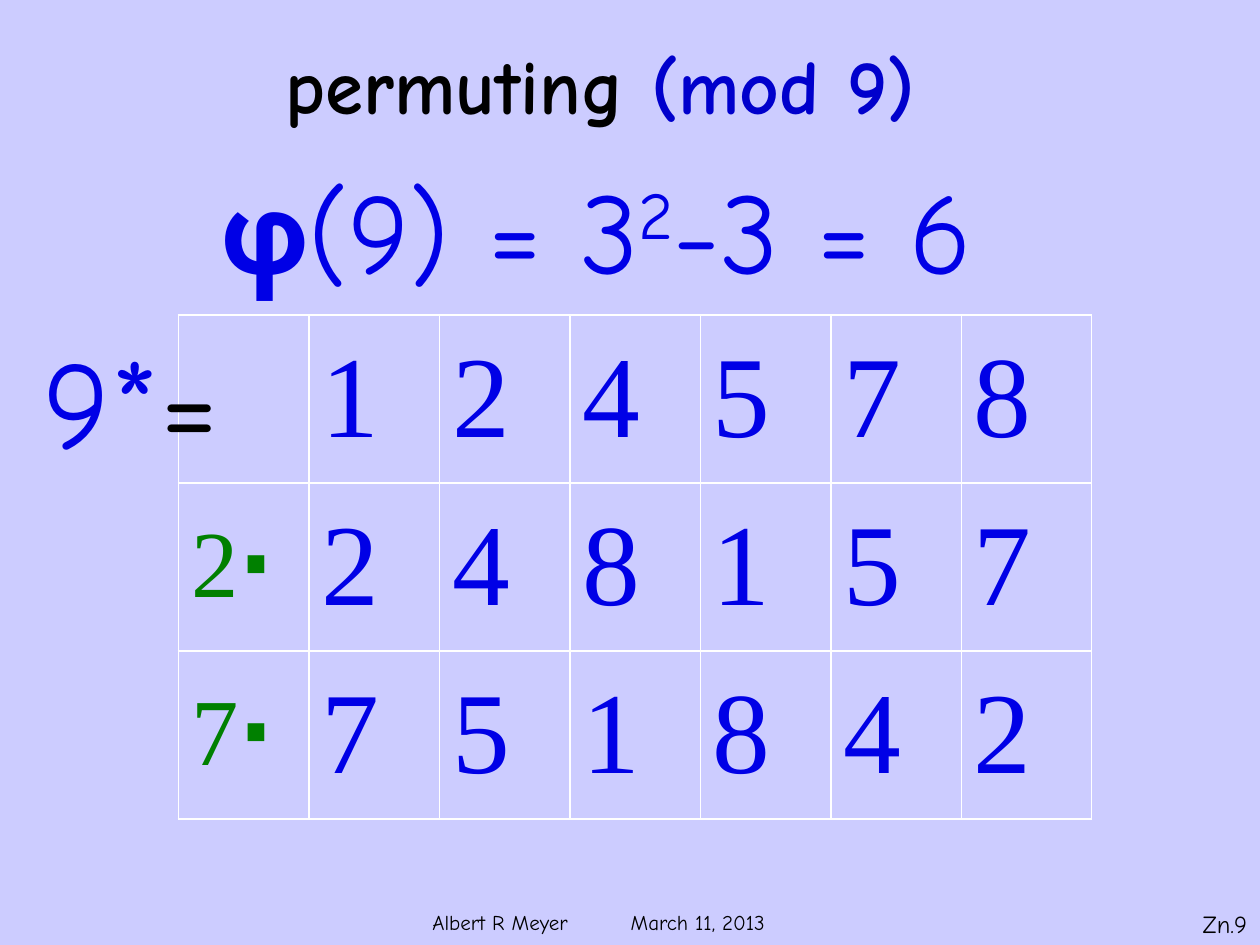
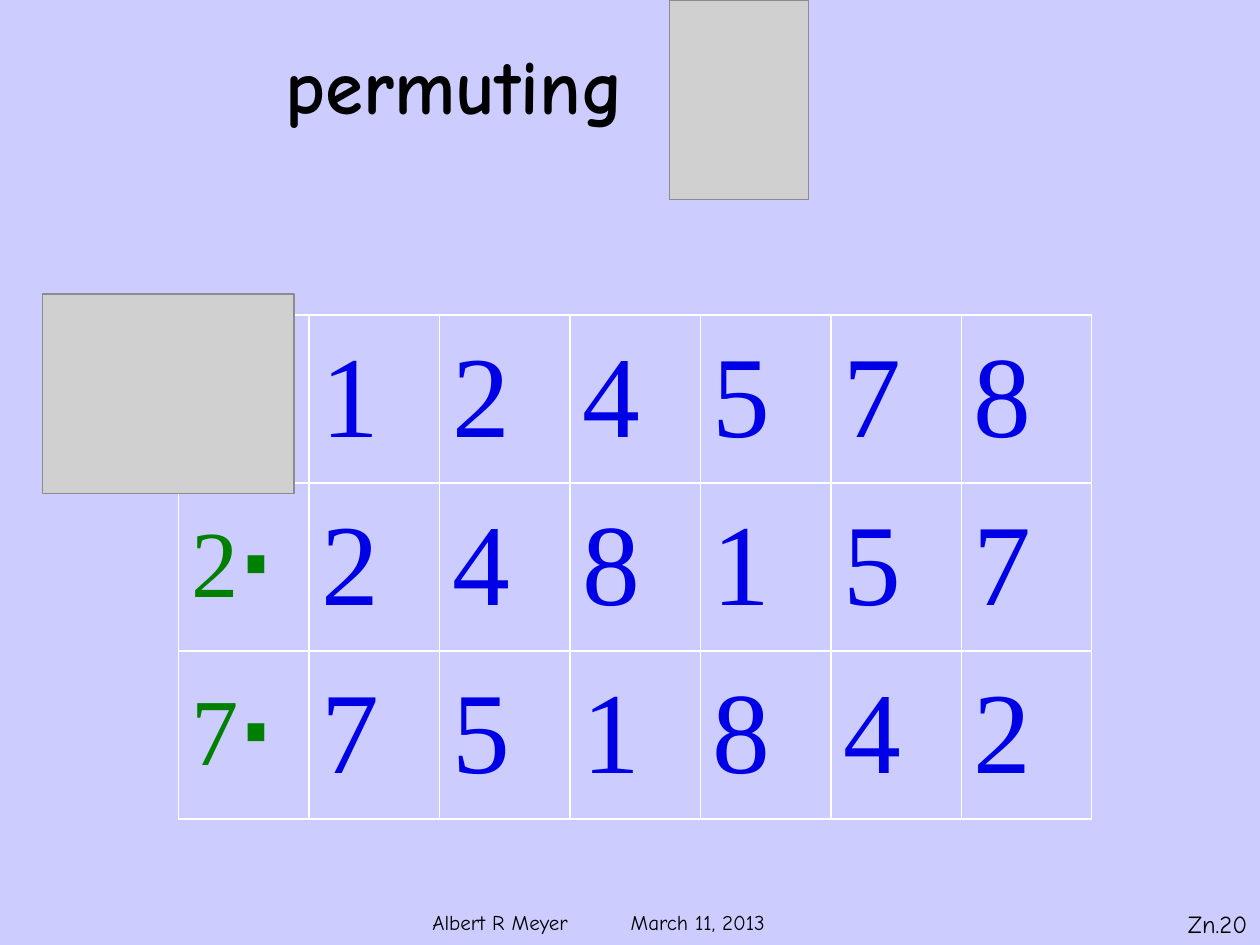
Before and after one commit to armeyer/mcs_web, a slide deck: slide 20 of spring13/slides13/Zmodn.pptx (slide 9 before the commit). Drawn at 1260x945 pixels with LibreOffice and Linux fonts; fonts in the diff are those of the drawing; grey boxes stand for pictures; background and template pictures are left out. Boxes give left, top, right and bottom in pixels: in the first picture for what was removed or moved away, otherwise in the second. Text is boxed around its words. In the diff, an @@ line names an element or a change of style, - is before the commit and + after.

```diff
--- a/spring13/slides13/Zmodn.pptx
+++ b/spring13/slides13/Zmodn.pptx
@@ picture added at <box>670,0,809,199</box> @@
@@ text at <box>285,62,623,128</box>: text changed @@
-permuting (mod 9)
+permuting
@@ text removed at <box>222,183,972,301</box> @@
-φ(9) = 32-3 = 6
@@ picture added at <box>43,294,295,493</box> @@
@@ text removed at <box>44,341,219,489</box> @@
-9*=
@@ page number at <box>1188,916,1247,933</box>: text changed @@
-Zn.9
+Zn.20
```
Also in this commit, not shown: 6 other slides changed, 19 slides added, 7 slides removed.
